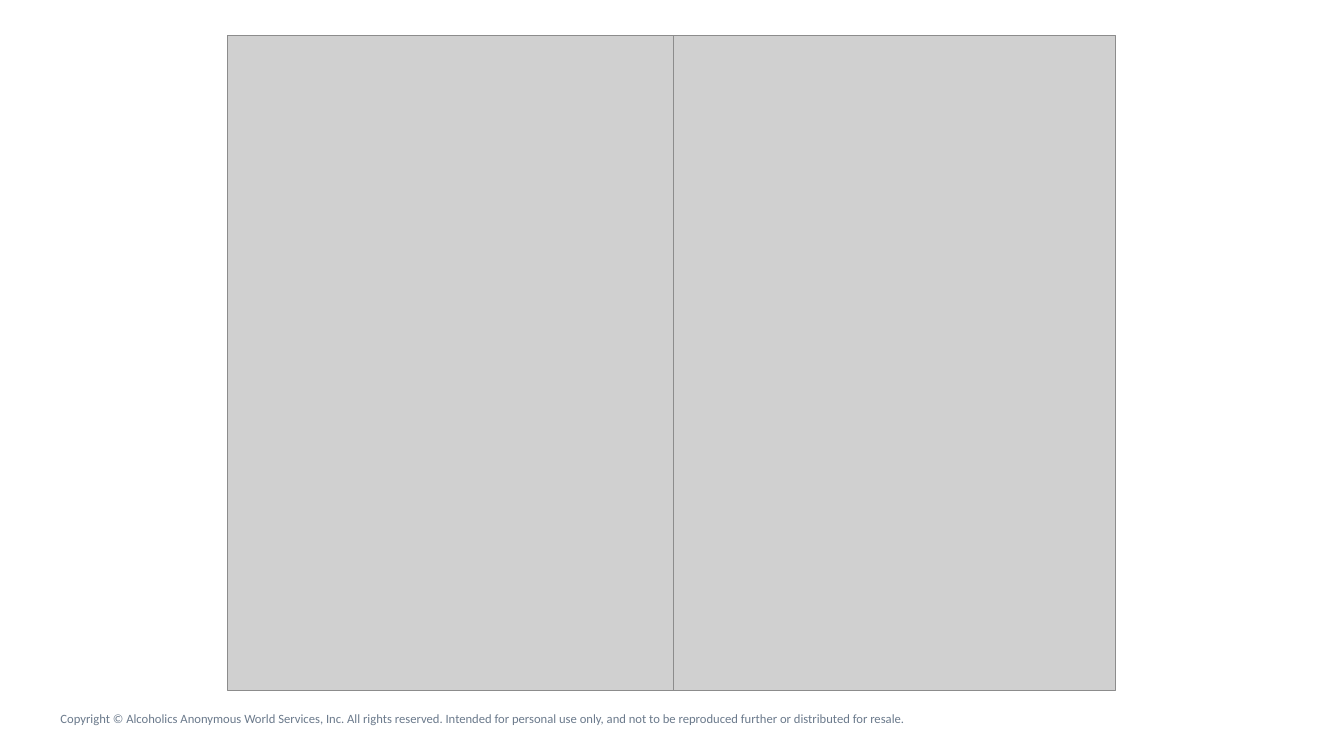
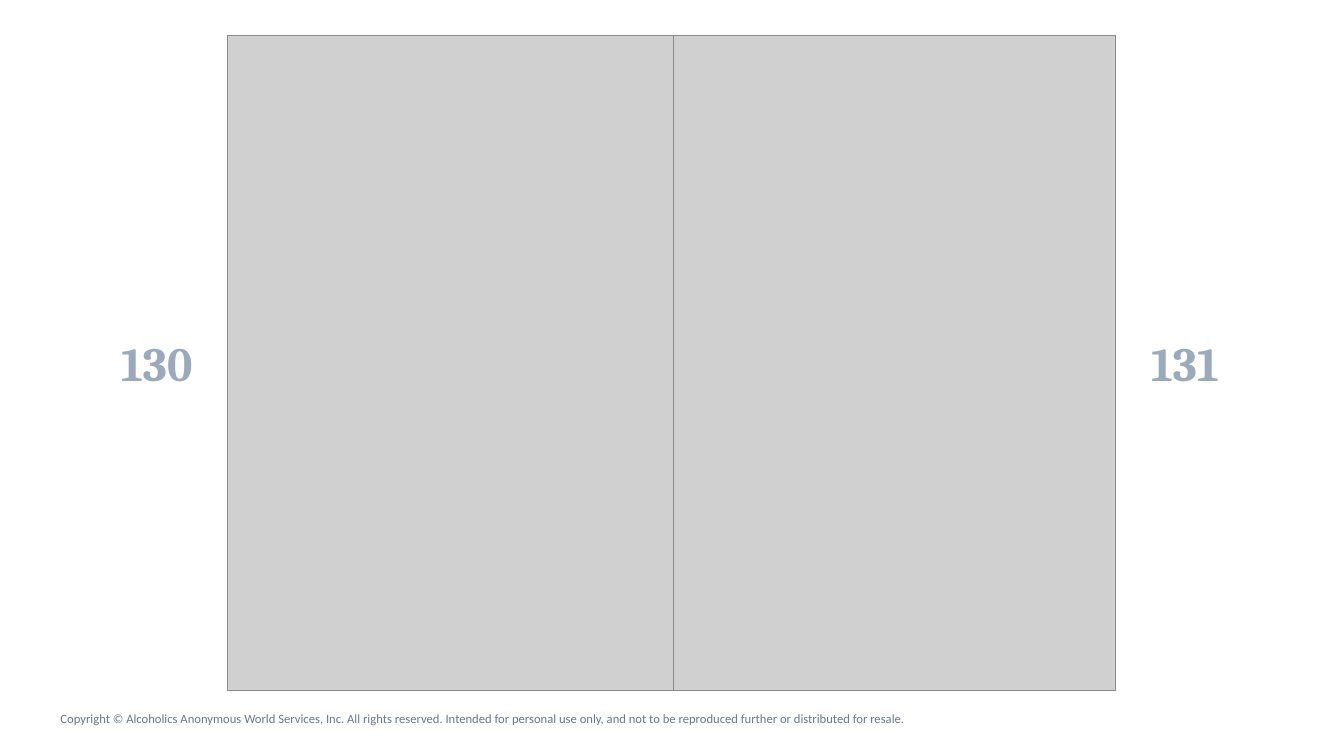
Before and after one commit to Faitality1982/LawStuff, a slide deck: slide 32 of aa-scan-deck/big-book-3-into-action.pptx. Drawn at 1344x756 pixels with LibreOffice and Linux fonts; fonts in the diff are those of the drawing; grey boxes stand for pictures. Boxes give left, top, right and bottom in pixels: in the first picture for what was removed or moved away, otherwise in the second. Text is boxed around its words. In the diff, an @@ line names an element or a change of style, - is before the commit and + after.

```diff
--- a/aa-scan-deck/big-book-3-into-action.pptx
+++ b/aa-scan-deck/big-book-3-into-action.pptx
@@ text added at (121,349,192,381), 34 pt, text #9AAABC, bold @@
+130
@@ text added at (1151,349,1219,381), 34 pt, text #9AAABC, bold @@
+131
```
Also in this commit, not shown: 34 other slides changed, 8 other files.
